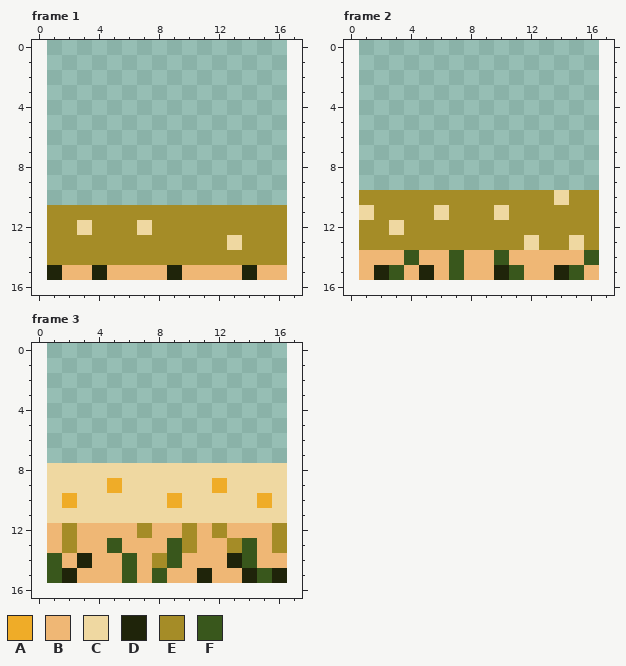
Edited in one commit: pixel-art file (Project/ToImport/TallGrassV3.aseprite). Above is the file before it was changed.
16x16 pixels, 3 frames. Shown: frame 1, frame 2, frame 3. The old version is drawn lined up with the new one, on the new canvas.
Palette (. is transparent): A #efac28  B #efb775  C #efd8a1  D #1f240a  E #a58c27  F #39571c
Pixels before, frame 1, first column x 1:
11 EEEEEEEEEEEEEEEE
12 EECEEECEEEEEEEEE
13 EEEEEEEEEEEECEEE
14 EEEEEEEEEEEEEEEE
15 DBBDBBBBDBBBBDBB
Pixels before, frame 2, first column x 1:
10 EEEEEEEEEEEEECEE
11 CEEEECEEECEEEEEE
12 EECEEEEEEEEEEEEE
13 EEEEEEEEEEECEECE
14 BBBFBBFBBFBBBBBF
15 BDFBDBFBBDFBBDFB
Pixels before, frame 3, first column x 1:
 8 CCCCCCCCCCCCCCCC
 9 CCCCACCCCCCACCCC
10 CACCCCCCACCCCCAC
11 CCCCCCCCCCCCCCCC
12 BEBBBBEBBEBEBBBE
13 BEBBFBBBFEBBEFBE
14 FBDBBFBEFBBBDFBB
15 FDBBBFBFBBDBBDFD
Now the later version:
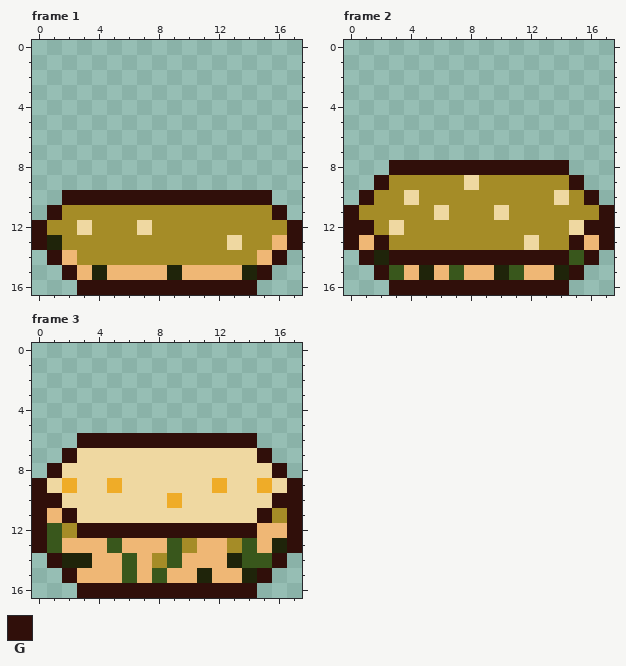
Colours new in this view: G #300f0a
The edit:
canvas 16x16 -> 18x17, the old top-left corner now at 1,0
Frame 1:
y 10: x 2..15 .............. -> GGGGGGGGGGGGGG
y 11: x 1 E -> G; x 16 E -> G
y 12: x 0 . -> G; x 17 . -> G
y 13: x 0..1 .E -> GD; x 16..17 E. -> BG
y 14: x 1..2 EE -> GB; x 15..16 EE -> BG
y 15: x 1..2 DB -> .G; x 15..16 BB -> G.
y 16: x 3..14 ............ -> GGGGGGGGGGGG
Frame 2:
y 8: x 3..14 ............ -> GGGGGGGGGGGG
y 9: x 2..15 .............. -> GEEEEECEEEEEEG
y 10: x 1 E -> G; x 4 E -> C; x 16 E -> G
y 11: x 0..1 .C -> GE; x 17 . -> G
y 12: x 0..1 .E -> GG; x 15..17 EE. -> CGG
y 13: x 0..2 .EE -> GBG; x 15..17 CE. -> GBG
y 14: x 1..16 BBBFBBFBBFBBBBBF -> GDGGGGGGGGGGGGFG
y 15: x 1..2 BD -> .G; x 15..16 FB -> G.
y 16: x 3..14 ............ -> GGGGGGGGGGGG
Frame 3:
y 6: x 3..14 ............ -> GGGGGGGGGGGG
y 7: x 2..15 .............. -> GCCCCCCCCCCCCG
y 8: x 1 C -> G; x 16 C -> G
y 9: x 0 . -> G; x 2 C -> A; x 15 C -> A; x 17 . -> G
y 10: x 0..2 .CA -> GGC; x 15..17 AC. -> CGG
y 11: x 0..2 .CC -> GBG; x 15..17 CC. -> GEG
y 12: x 0..1 .B -> GF; x 3..14 BBBBEBBEBEBB -> GGGGGGGGGGGG; x 16..17 E. -> BG
y 13: x 0..2 .BE -> GFB; x 16..17 E. -> DG
y 14: x 1..2 FB -> GD; x 15..16 BB -> FG
y 15: x 1..2 FD -> .G; x 15..16 FD -> G.
y 16: x 3..14 ............ -> GGGGGGGGGGGG
